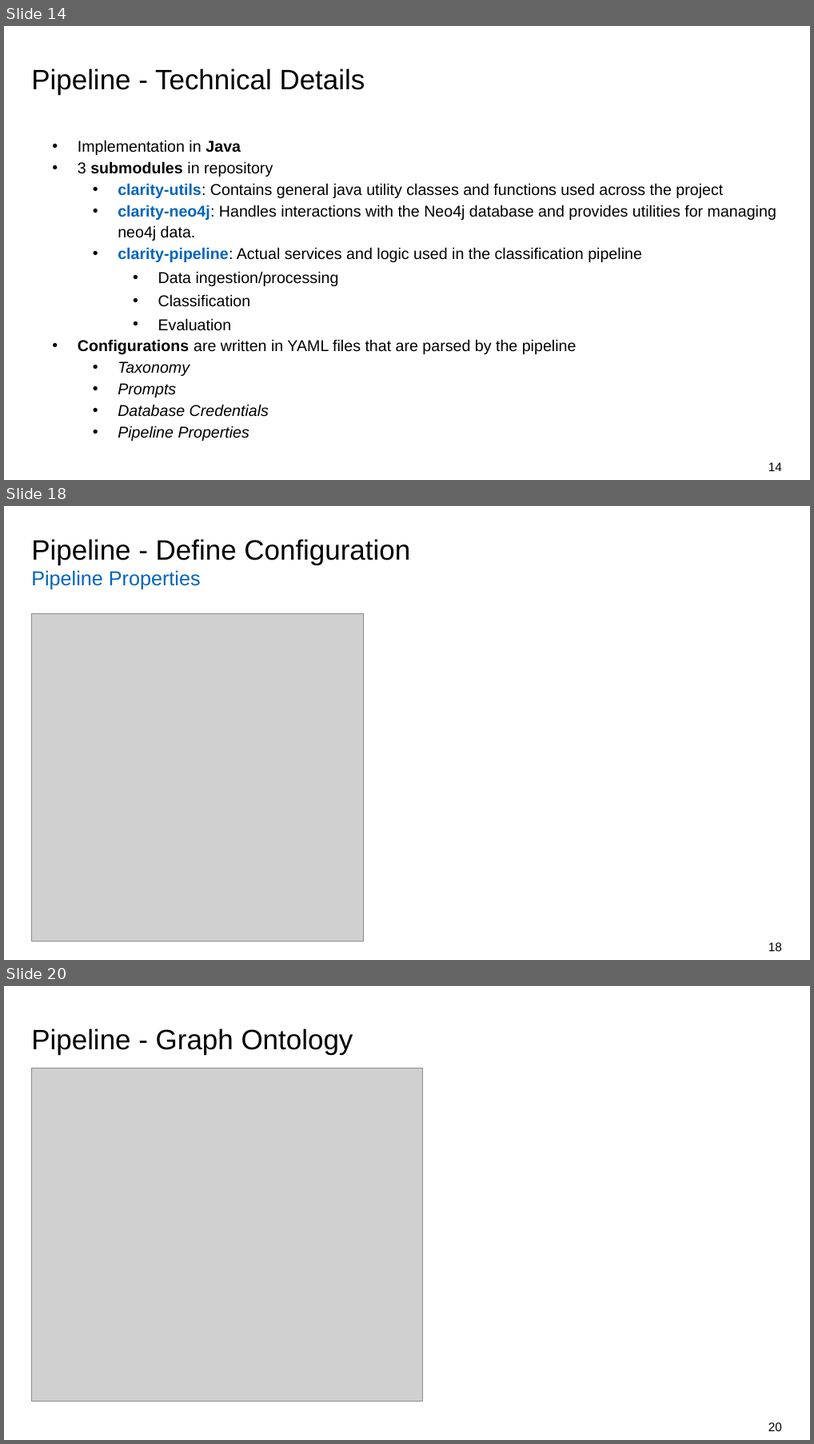
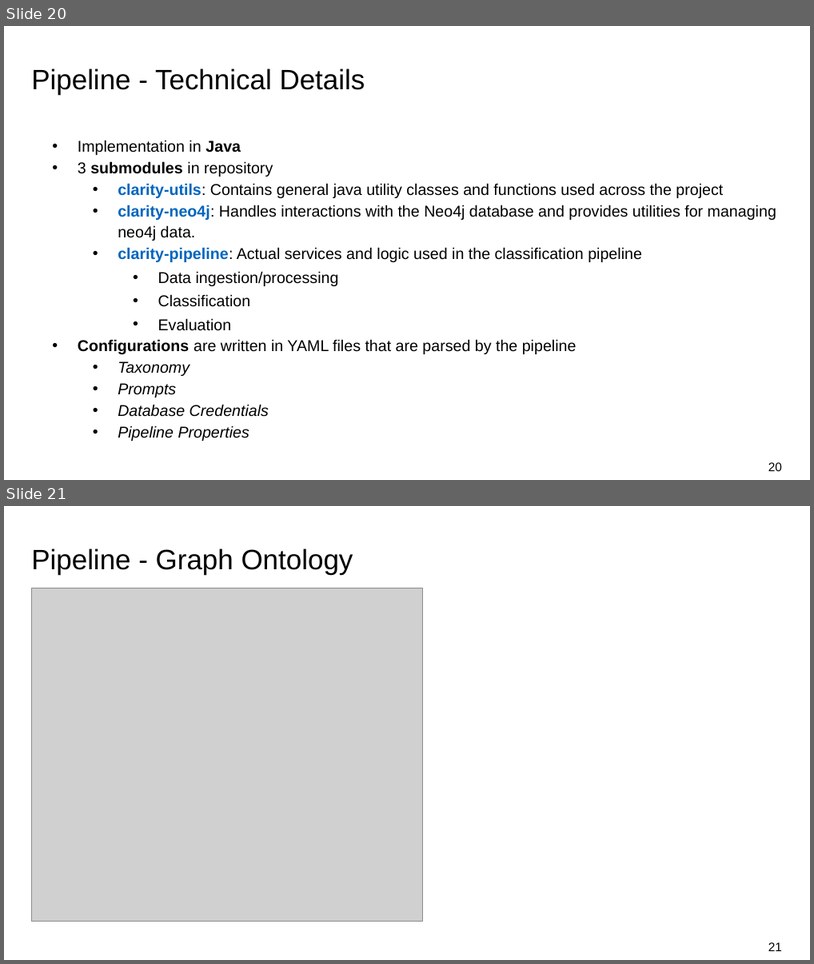
Before and after one commit to omarelbeltagy/clarity, a slide deck: assets/presentation/03 - Pipeline and Initial Experiments.pptx. Shown one above the other, each under a label of ours: slides 14, 18 and 20 before the commit, slides 20 and 21 after it; the slides between them are not shown. The pictures are 814x1444 and 814x964 pixels, drawn with LibreOffice and Linux fonts; fonts in the diff are those of the drawing; grey boxes stand for pictures; background and template pictures are left out. Boxes give left, top, right and bottom in pixels: in the first picture for what was removed or moved away, otherwise in the second. Text is boxed around its words. In the diff, an @@ line names an element or a change of style, - is before the commit and + after.

```diff
--- a/assets/presentation/03 - Pipeline and Initial Experiments.pptx
+++ b/assets/presentation/03 - Pipeline and Initial Experiments.pptx
@@ slide 18 removed at (4, 506, 810, 960), background #FFFFFF @@
@@ title removed at (31, 539, 410, 590) @@
-Pipeline - Define Configuration
-Pipeline Properties
@@ picture removed at (31, 613, 364, 940) @@
@@ page number removed at (769, 942, 782, 951) @@
-18
@@ what was slide 14 is now slide 20 @@
@@ page number at (769, 462, 782, 471): text changed @@
-14
+20
@@ what was slide 20 is now slide 21 @@
@@ page number at (769, 942, 782, 951): text changed @@
-20
+21
```
Also in this commit, not shown: 4 slides changed, 8 slides added, 5 other slides removed.
